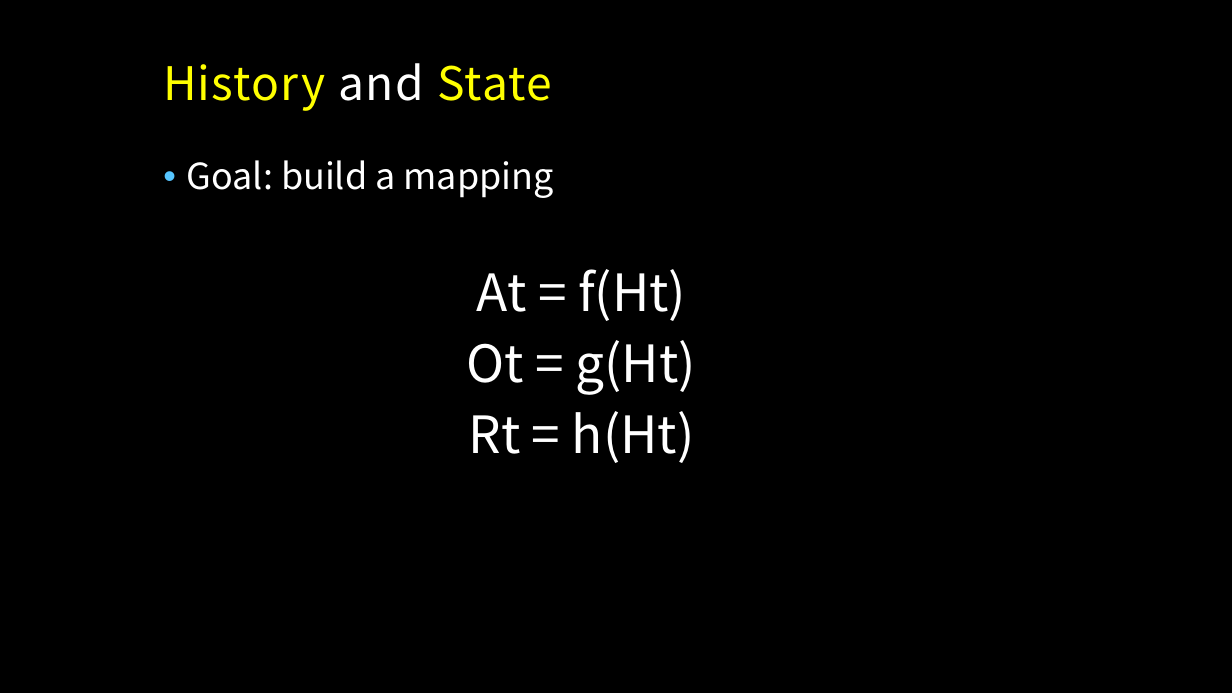
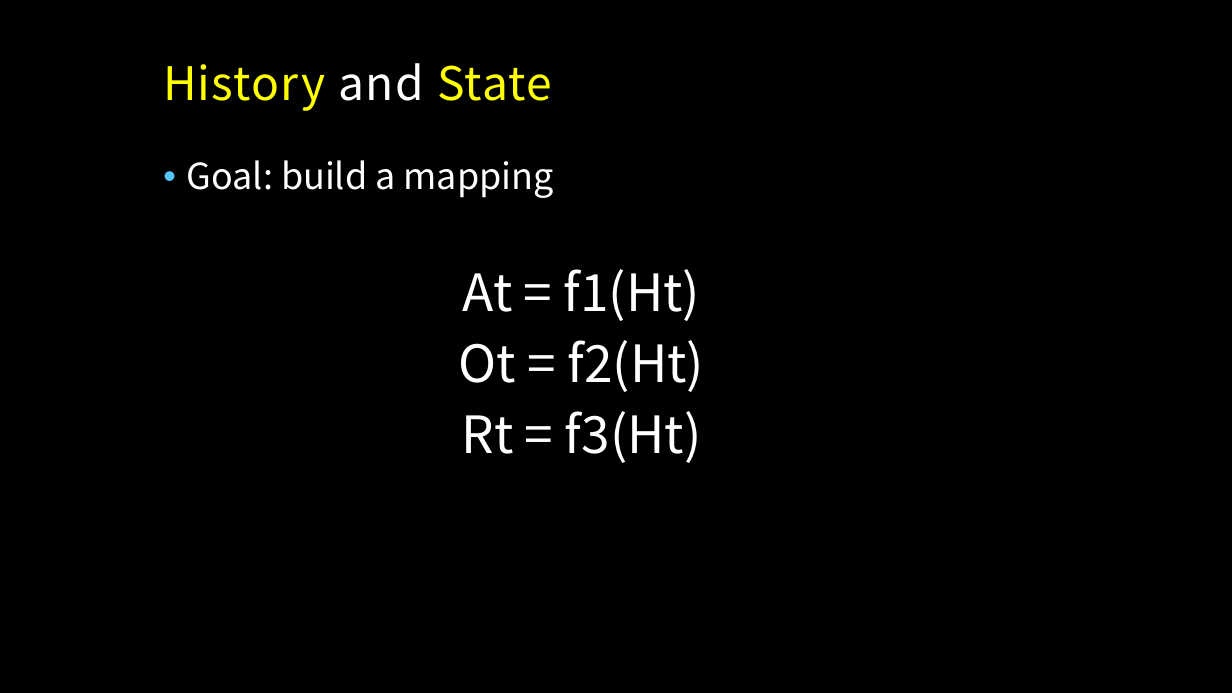
Before and after one commit to MacgyverLin/VintageComputer, a slide deck: slide 18 of Speech/Reinforcement Learning.pptx. Drawn at 1232x693 pixels with LibreOffice and Linux fonts; fonts in the diff are those of the drawing; background and template pictures are left out. Boxes give left, top, right and bottom in pixels: in the first picture for what was removed or moved away, otherwise in the second. Text is boxed around its words. In the diff, an @@ line names an element or a change of style, - is before the commit and + after.

```diff
--- a/Speech/Reinforcement Learning.pptx
+++ b/Speech/Reinforcement Learning.pptx
@@ text at (x1=459, y1=269, x2=705, y2=463): text changed @@
-  At = f(Ht)
-  Ot = g(Ht)
-  Rt = h(Ht)
+  At = f1(Ht)
+  Ot = f2(Ht)
+  Rt = f3(Ht)
```
Also in this commit, not shown: 2 other slides changed, 2 slides added.
